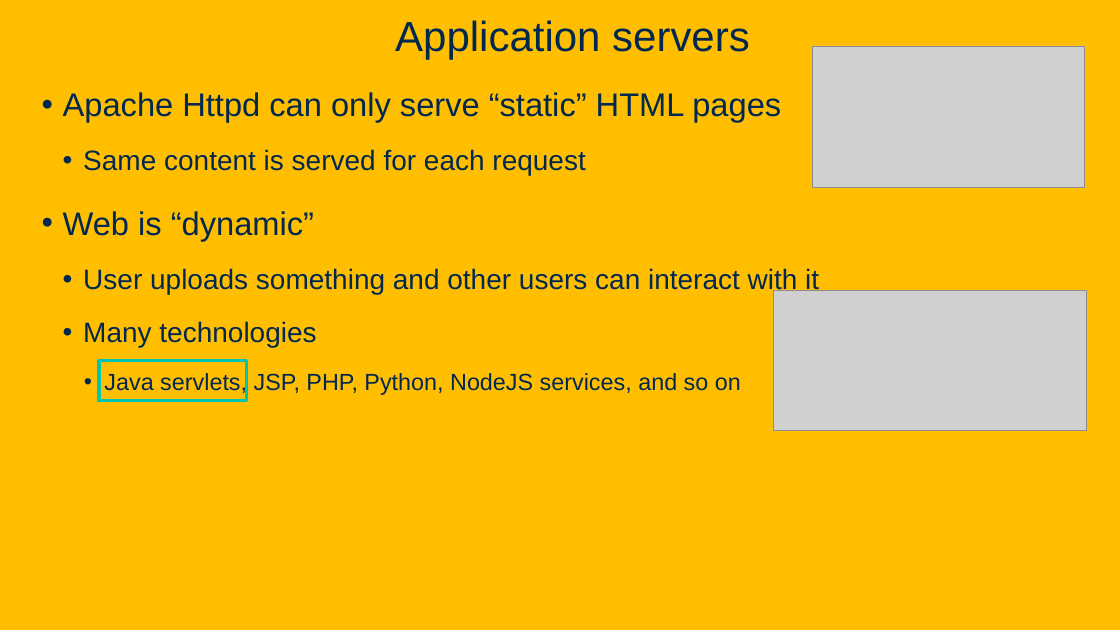
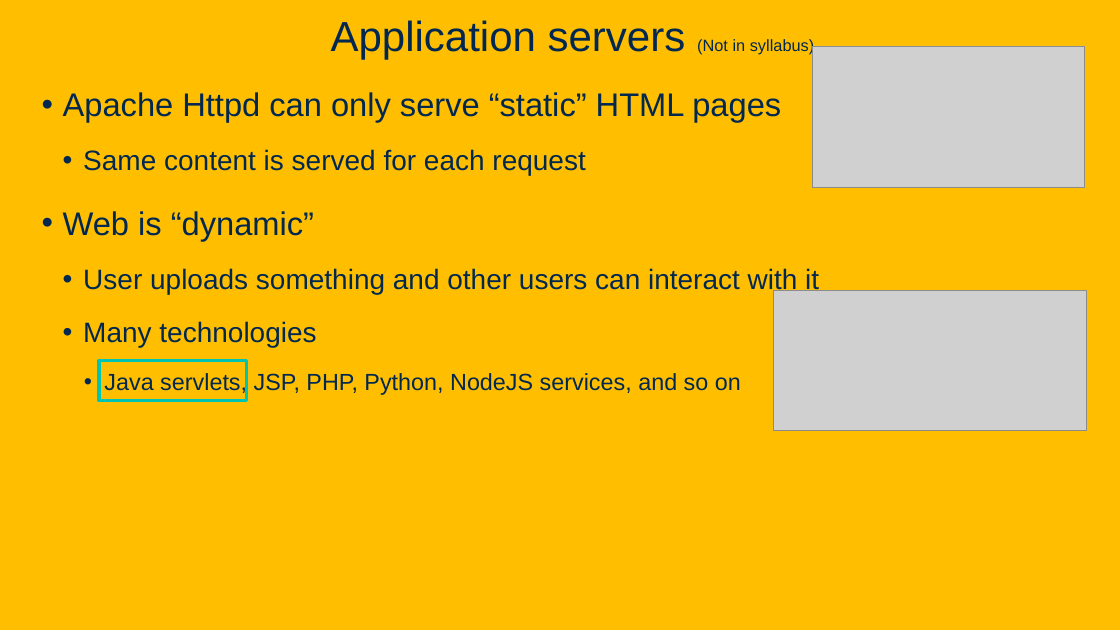
Before and after one commit to davsec-teaching/ecs160-f25, a slide deck: slide 52 of slides/6_software_architecture.pptx (slide 46 before the commit). Drawn at 1120x630 pixels with LibreOffice and Linux fonts; fonts in the diff are those of the drawing; grey boxes stand for pictures; background and template pictures are left out. Boxes give left, top, right and bottom in pixels: in the first picture for what was removed or moved away, otherwise in the second. Text is boxed around its words. In the diff, an @@ line names an element or a change of style, - is before the commit and + after.

```diff
--- a/slides/6_software_architecture.pptx
+++ b/slides/6_software_architecture.pptx
@@ title at box(331, 20, 815, 59): text changed @@
-Application servers
+Application servers (Not in syllabus)
```
Also in this commit, not shown: 19 other slides changed, 11 slides added, 1 slide removed.
